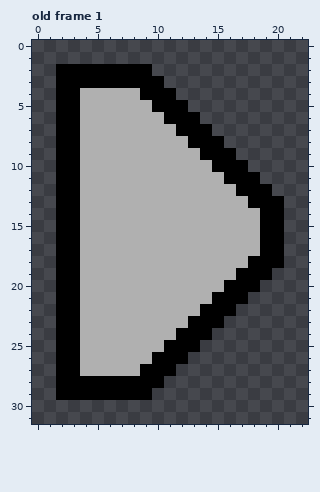
Two states of a pixel-art file, 과거시험 시제/이미지 작업/interface/enhance/enhance_right.aseprite. The picture above was drawn from the file before the commit.
32x32 pixels, 1 frame. Shown: old frame 1: x 0..22, y 0..31.
After:
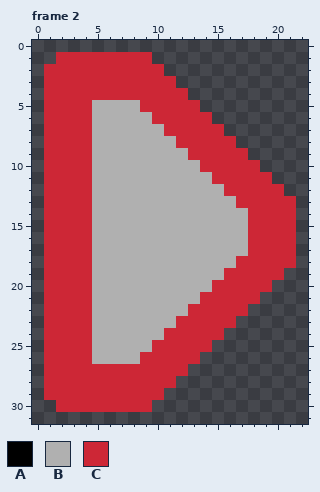
Palette (. is transparent): A #000000  B #b0b0b0  C #cd2736
A new or re-ordered frame is compared with the old frame closest to it.
Edits made:
frames 1 -> 2
Frame 2 is new; against old frame 1:
y 1: x 2..9 ........ -> CCCCCCCC
y 2: x 1..10 .AAAAAAAA. -> CCCCCCCCCC
y 3: x 1..11 .AAAAAAAAA. -> CCCCCCCCCCC
y 4: x 1..12 .AABBBBBAAA. -> CCCCCCCCCCCC
y 5: x 1..4 .AAB -> CCCC; x 9..13 BAAA. -> CCCCC
y 6: x 1..4 .AAB -> CCCC; x 10..14 BAAA. -> CCCCC
y 7: x 1..4 .AAB -> CCCC; x 11..15 BAAA. -> CCCCC
y 8: x 1..4 .AAB -> CCCC; x 12..16 BAAA. -> CCCCC
y 9: x 1..4 .AAB -> CCCC; x 13..17 BAAA. -> CCCCC
y 10: x 1..4 .AAB -> CCCC; x 14..18 BAAA. -> CCCCC
y 11: x 1..4 .AAB -> CCCC; x 15..19 BAAA. -> CCCCC
y 12: x 1..4 .AAB -> CCCC; x 16..20 BAAA. -> CCCCC
y 13: x 1..4 .AAB -> CCCC; x 17..21 BAAA. -> CCCCC
y 14..17: x 1..4 .AAB -> CCCC; x 18..21 BAA. -> CCCC
y 18: x 1..4 .AAB -> CCCC; x 17..21 BAAA. -> CCCCC
y 19: x 1..4 .AAB -> CCCC; x 16..20 BAAA. -> CCCCC
y 20: x 1..4 .AAB -> CCCC; x 15..19 BAAA. -> CCCCC
y 21: x 1..4 .AAB -> CCCC; x 14..18 BAAA. -> CCCCC
y 22: x 1..4 .AAB -> CCCC; x 13..17 BAAA. -> CCCCC
y 23: x 1..4 .AAB -> CCCC; x 12..16 BAAA. -> CCCCC
y 24: x 1..4 .AAB -> CCCC; x 11..15 BAAA. -> CCCCC
y 25: x 1..4 .AAB -> CCCC; x 10..14 BAAA. -> CCCCC
y 26: x 1..4 .AAB -> CCCC; x 9..13 BAAA. -> CCCCC
y 27: x 1..12 .AABBBBBAAA. -> CCCCCCCCCCCC
y 28: x 1..11 .AAAAAAAAA. -> CCCCCCCCCCC
y 29: x 1..10 .AAAAAAAA. -> CCCCCCCCCC
y 30: x 2..9 ........ -> CCCCCCCC
Pixel boxes of the changes (left, top, right, bottom) in both pictures:
changed: (44, 52, 296, 412)
